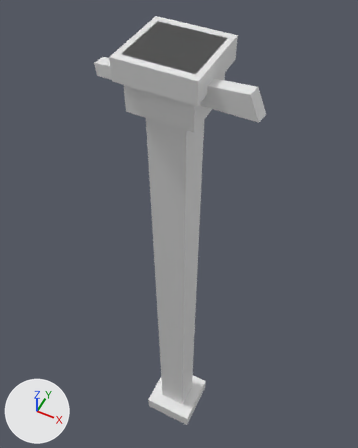
Renders of the glTF model assets/source/infrastructure/directorate/conveyors/models/support_light_tier1/damaged_lod1.glb from each side of a commit.
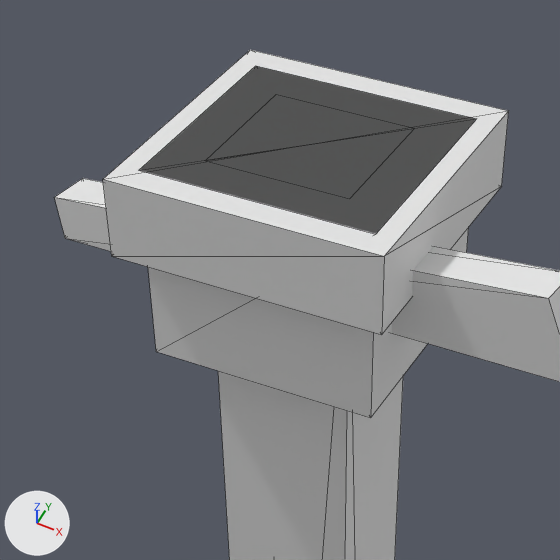
Each version is shown whole from a camera (50 mm lens) standing at (0.098, -0.1922, 0.5171) and looking at (-0.015, 0.0339, 0.2344), then close up on the part from 21% to 71% of the width and 0% to 40% of the height. Arrows for +X, +Y and +Z are at lower left; the lights stay in place. The last two pictures show the newer version. The close-ups show mesh edges as thin lines. Vertices at exactly the same position are counted once.

Objects in the first close-up: 'damaged_lod1'.
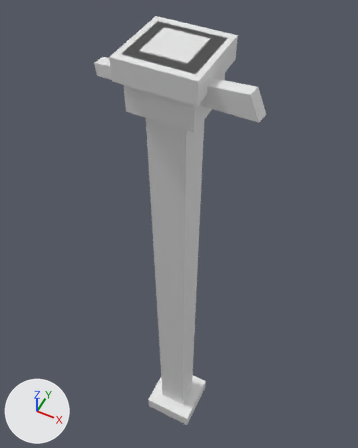
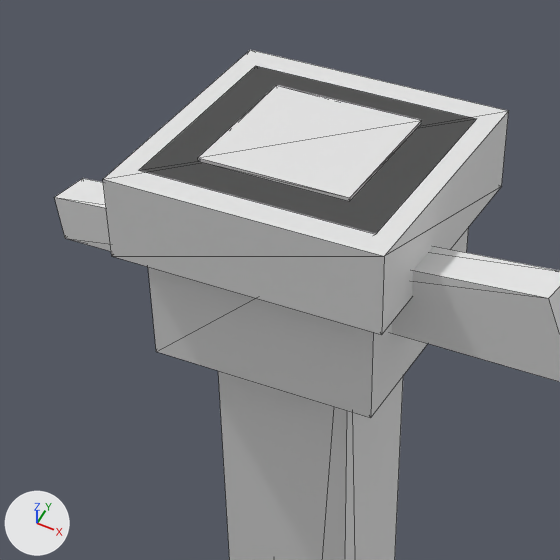
Pixel boxes [x1, y1, x2, y2] of what changed, in the close-ups (560 x 560 px):
part 1 of me_damaged_lod1, added
    after: [198, 85, 422, 201]

Patch to the scene script:
```diff
--- a/assets/source/infrastructure/directorate/conveyors/models/support_light_tier1/damaged_lod1.glb.py
+++ b/assets/source/infrastructure/directorate/conveyors/models/support_light_tier1/damaged_lod1.glb.py
@@ me_damaged_lod1 @@
 # used by ob_damaged_lod1; location = (0.0, 0.0, 0.0)
-me_damaged_lod1.from_pydata(...)  # 40 vertices, 60 faces; spans x -0.045..0.05, y -0.022..0.022, z 0.0..0.4
+me_damaged_lod1.from_pydata(...)  # 48 vertices, 72 faces; spans x -0.045..0.05, y -0.022..0.022, z 0.0..0.401
+# me_damaged_lod1 part 1: a new loose piece, a box spanning x -0.01222..0.01222, y -0.01222..0.01222, z 0.40028..0.40083
```
